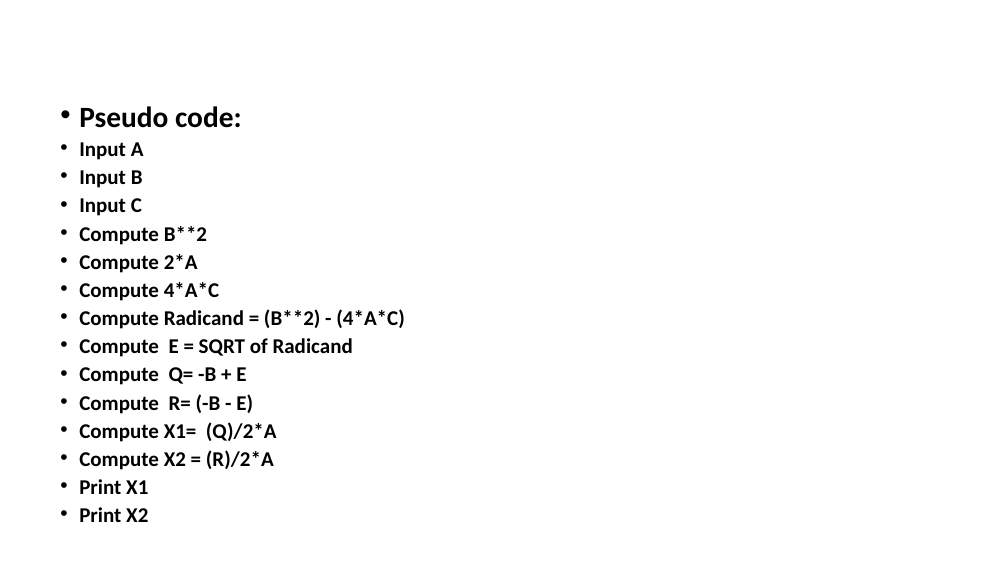
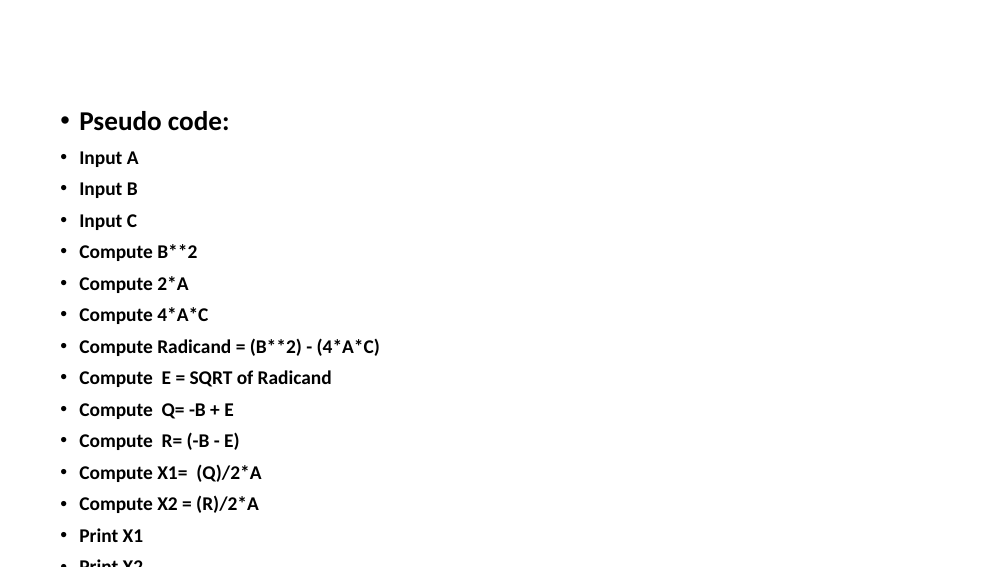
Before and after one commit to ehianeoigiagbepau/ehianeCSC102, a slide deck: slide 2 of EhianeAA1.pptx. Drawn at 1008x567 pixels with LibreOffice and Linux fonts; fonts in the diff are those of the drawing; grey boxes stand for pictures. Boxes give left, top, right and bottom in pixels: in the first picture for what was removed or moved away, otherwise in the second. Text is boxed around its words. In the diff, an @@ line names an element or a change of style, - is before the commit and + after.

```diff
--- a/EhianeAA1.pptx
+++ b/EhianeAA1.pptx
@@ text "Pseudo code:" at [79, 111, 380, 542]: size 28 to 25.9 pt in "Pseudo code:"; size 20 to 18.5 pt; line spacing 0.7 to 0.9 @@
```
Also in this commit, not shown: 2 other slides changed, 1 other file.
